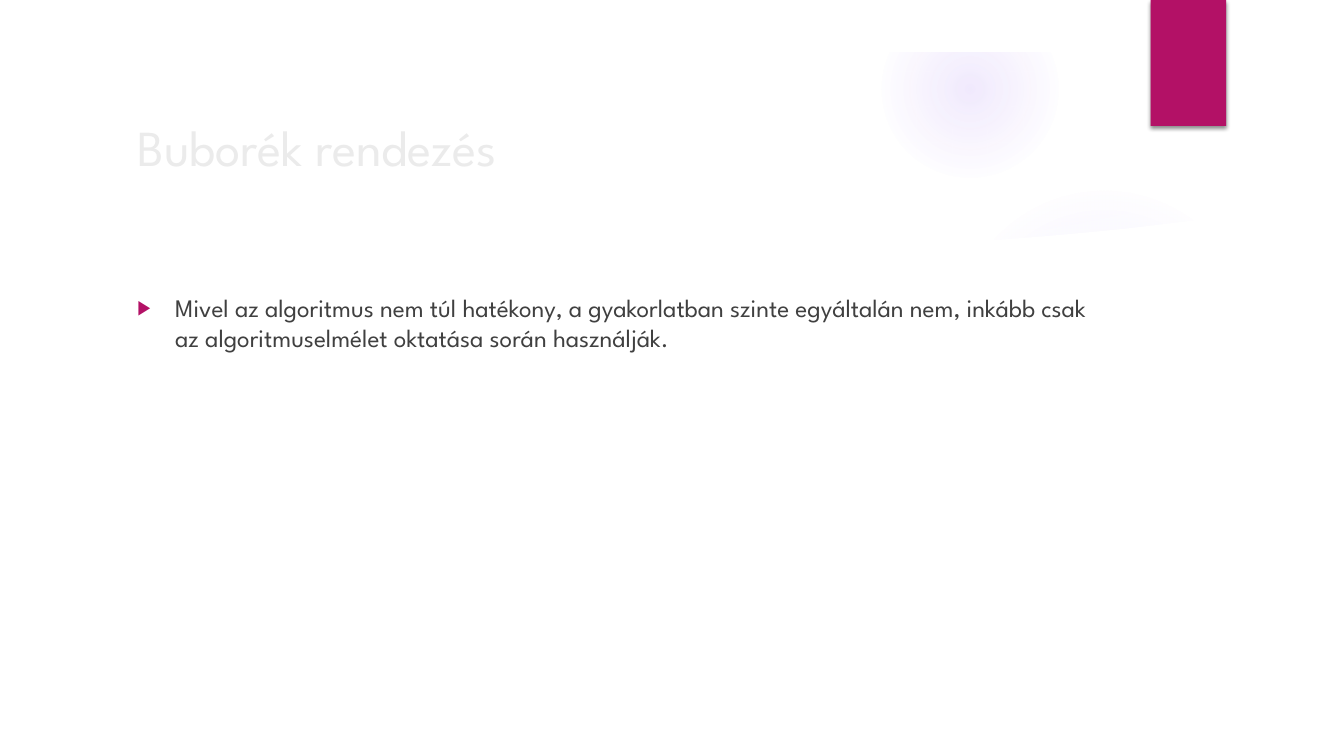
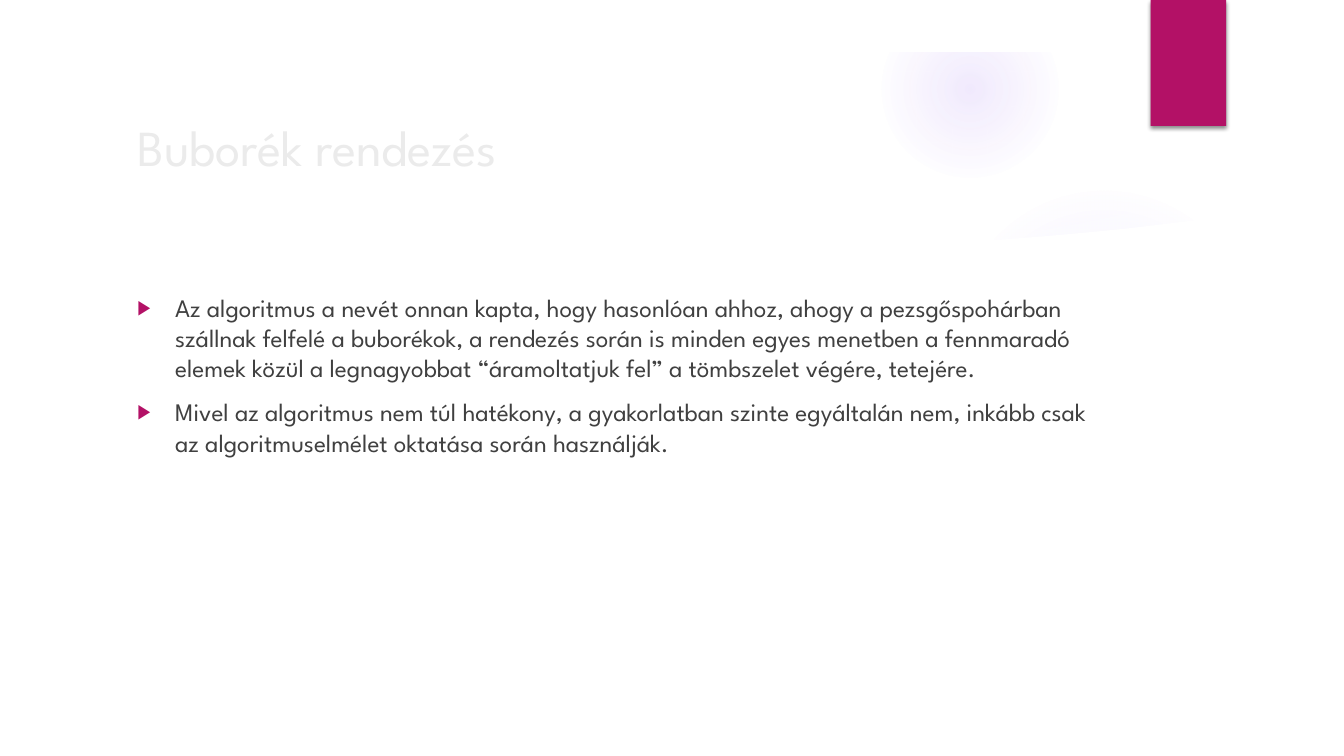
Before and after one commit to kizsi2019/KA_11D, a slide deck: slide 2 of Al-Khayyat Anaam Ali/Rendezési algoritmusok.pptx (slide 6 before the commit). Drawn at 1344x756 pixels with LibreOffice and Linux fonts; fonts in the diff are those of the drawing; background and template pictures are left out. Boxes give left, top, right and bottom in pixels: in the first picture for what was removed or moved away, otherwise in the second. Text is boxed around its words. In the diff, an @@ line names an element or a change of style, - is before the commit and + after.

Commit message:
asd

```diff
--- a/Al-Khayyat Anaam Ali/Rendezési algoritmusok.pptx
+++ b/Al-Khayyat Anaam Ali/Rendezési algoritmusok.pptx
@@ text at [175,299,1070,383]: paragraph added @@
+▶ Az algoritmus a nevét onnan kapta, hogy hasonlóan ahhoz, ahogy a pezsgőspohárban szállnak felfelé a buborékok, a rendezés során is minden egyes menetben a fennmaradó elemek közül a legnagyobbat “áramoltatjuk fel” a tömbszelet végére, tetejére.
```
